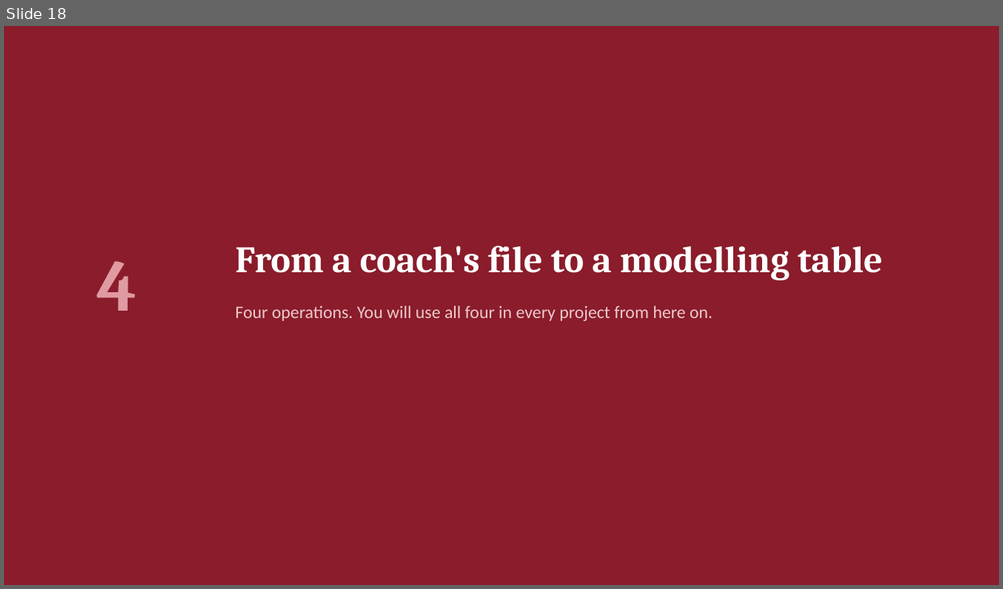
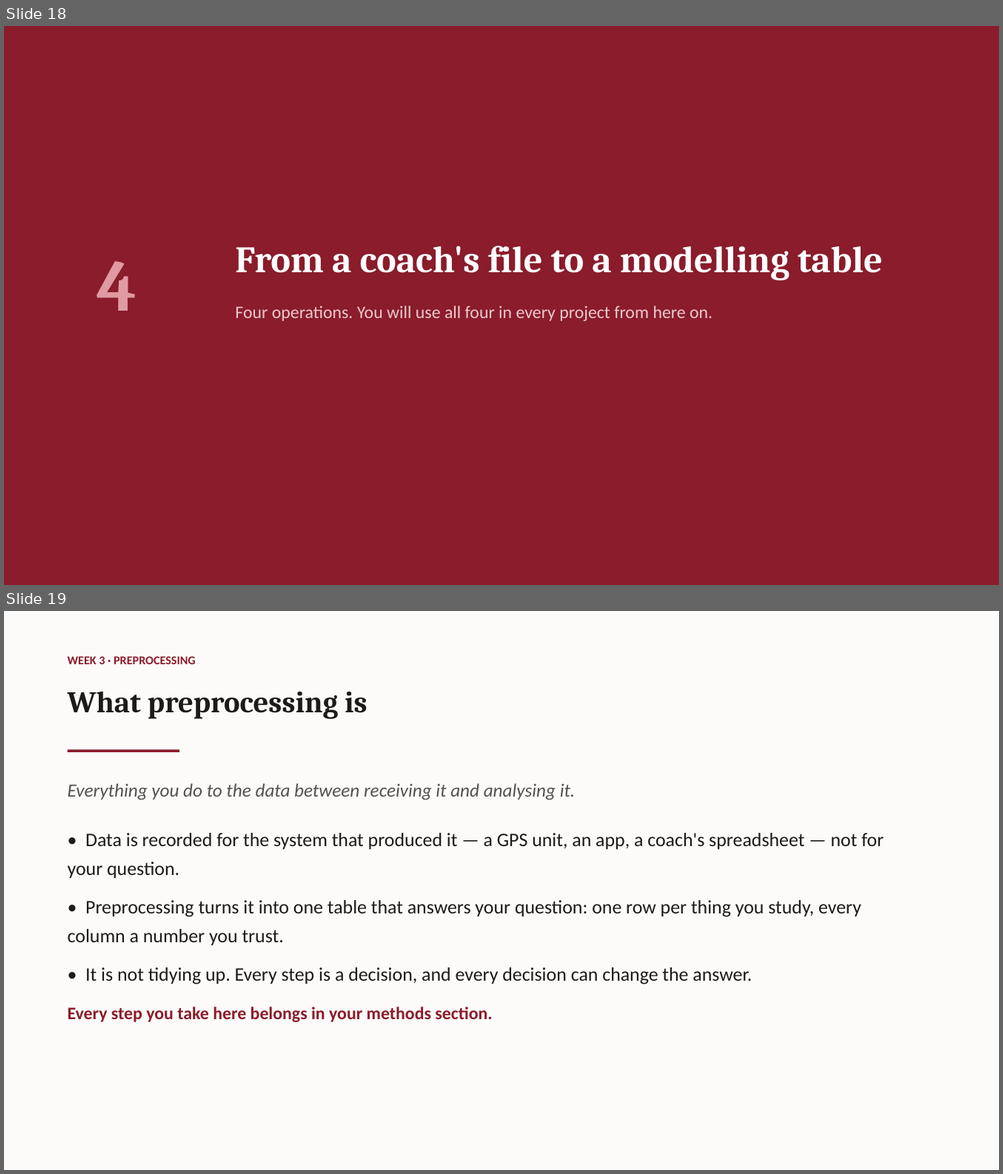
Before and after one commit to galipaydin/pes3850, a slide deck: lectures/week03/slides.pptx. Shown one above the other, each under a label of ours: slide 18 before the commit, slides 18 and 19 after it. The pictures are 1003x589 and 1003x1174 pixels, drawn with LibreOffice and Linux fonts; fonts in the diff are those of the drawing. Boxes give left, top, right and bottom in pixels: in the first picture for what was removed or moved away, otherwise in the second. Text is boxed around its words. In the diff, an @@ line names an element or a change of style, - is before the commit and + after.

Commit message:
Week 3 slides: preprocessing, analysis and machine learning

```diff
--- a/lectures/week03/slides.pptx
+++ b/lectures/week03/slides.pptx
@@ slide 19 added at [4,611,999,1170], background #FCFBF9 @@
@@ text added at [68,656,196,664], 11.5 pt, text #8A1C2B, bold @@
+WEEK 3 · PREPROCESSING
@@ text added at [68,691,367,719], 29 pt, text #1E1A1A, bold @@
+What preprocessing is
@@ rectangle added at [68,750,179,753], fill #8A1C2B @@
@@ text added at [68,783,575,800], 18 pt, text #57504D, italic @@
+Everything you do to the data between receiving it and analysing it.
@@ text added at [68,833,883,1022], 18.5 pt, text #1E1A1A @@
+• Data is recorded for the system that produced it — a GPS unit, an app, a coach's spreadsheet — not for your question.
+• Preprocessing turns it into one table that answers your question: one row per thing you study, every column a number you trust.
+• It is not tidying up. Every step is a decision, and every decision can change the answer.
+Every step you take here belongs in your methods section.
```
Also in this commit, not shown: 11 other slides added, 1 other file.
